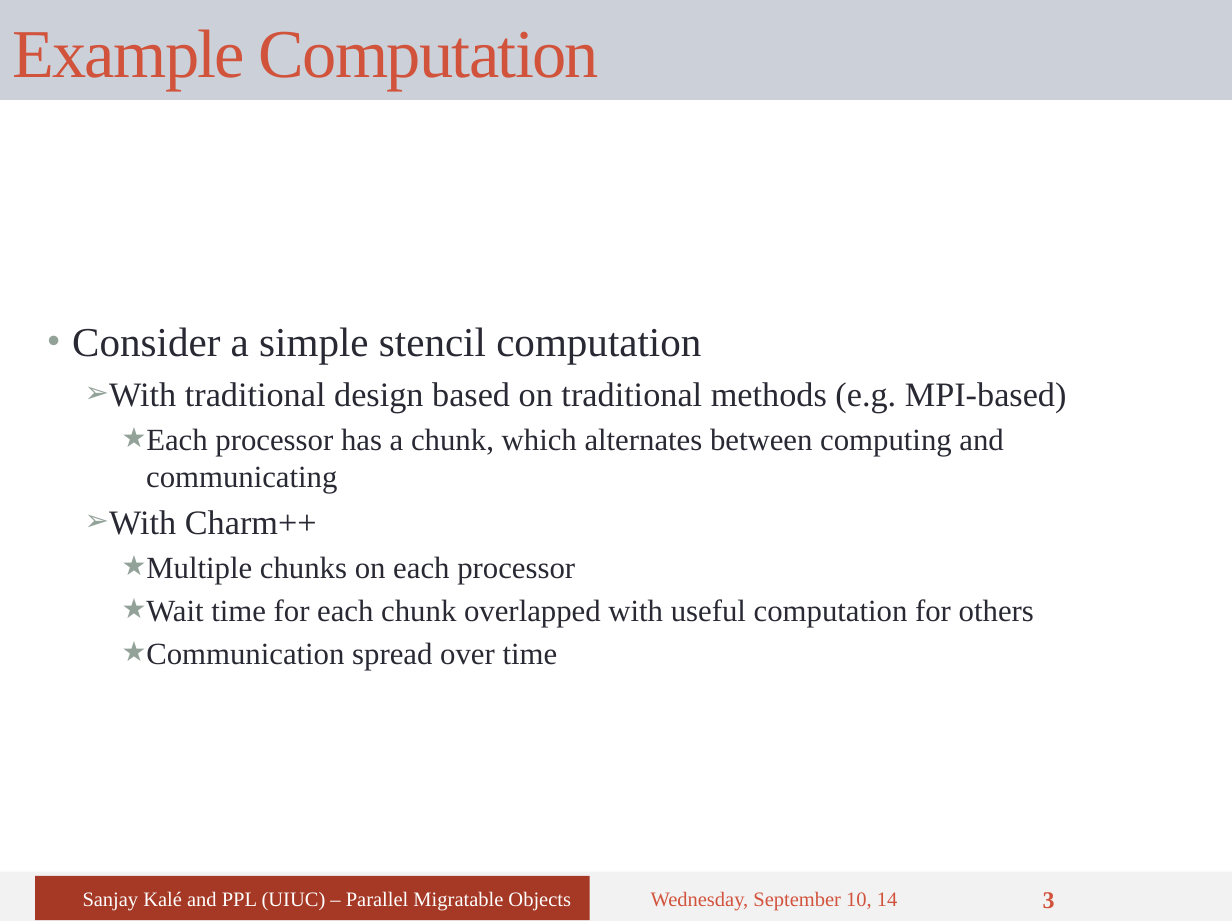
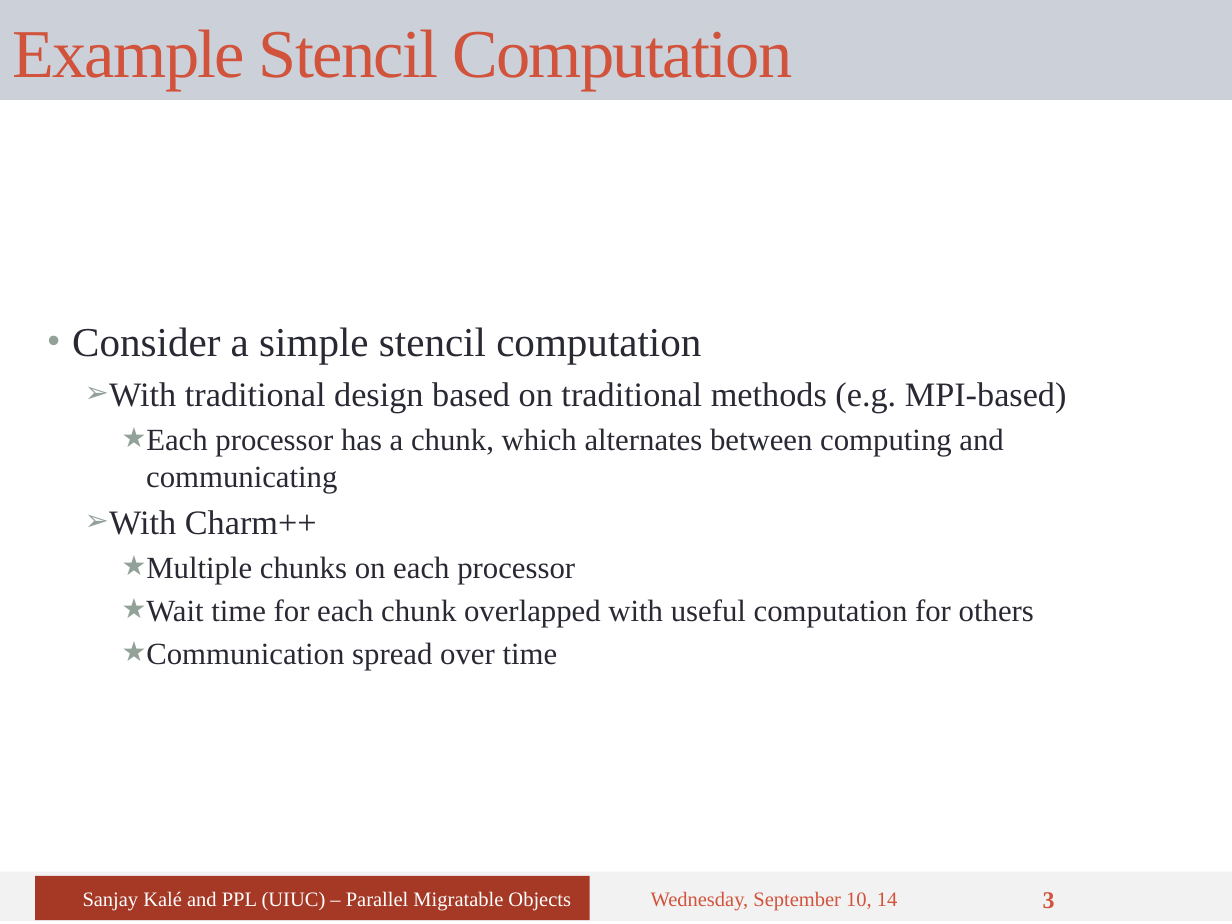
Before and after one commit to UIUC-PPL/charm_tutorial, a slide deck: slide 3 of tutorial-03-benefits.pptx. Drawn at 1232x924 pixels with LibreOffice and Linux fonts; fonts in the diff are those of the drawing. Boxes give left, top, right and bottom in pixels: in the first picture for what was removed or moved away, otherwise in the second. Text is boxed around its words. In the diff, an @@ line names an element or a change of style, - is before the commit and + after.

Commit message:
Update a title

```diff
--- a/tutorial-03-benefits.pptx
+++ b/tutorial-03-benefits.pptx
@@ title at [12,29,792,90]: text changed @@
-Example Computation
+Example Stencil Computation
```
